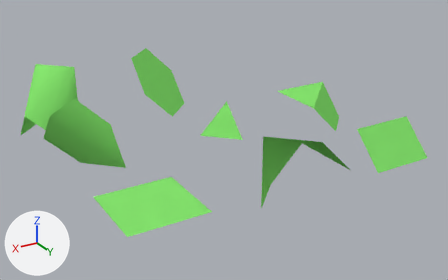
Renders of the Blender file public/meshes/chunck-parts.blend from each side of a commit.
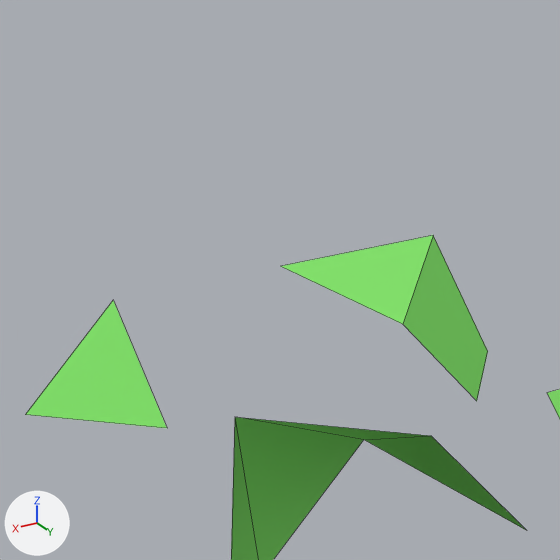
Each version is shown whole from a 50 mm lens placed at (4.45, 7.67, 3.41), pointed at (-0.04, 0.19, -0.33), then close up on the part from 43% to 81% of the width and 4% to 64% of the height. The lights are fixed; the arrows at lower left show +X, +Y and +Z. The last two pictures show the newer version. The close-ups show mesh edges as thin lines.

The older version as bpy lines, for what is in view:
```python
me_10000000 = bpy.data.meshes.new('10000000')
me_10000000.from_pydata([(-0.5, -0.5, 0.0), (-0.5, 0.0, -0.5), (0.0, -0.5, -0.5)], [], [(0, 2, 1)])
me_10000000.polygons.foreach_set('use_smooth', [True] * 1)
me_10000000.materials.append(mat_green)  # green #87e76f
me_10110010 = bpy.data.meshes.new('10110010')
me_10110010.from_pydata([(-0.5, 0.5, 0.0), (-0.5, -0.5, 0.0), (0.5, 0.0, 0.5), (0.0, 0.5, 0.5), (0.5, 0.0, -0.5), (0.0, -0.5, -0.5)], [], [(5, 4, 2), (1, 2, 3), (0, 1, 3), (2, 1, 5)])
me_10110010.polygons.foreach_set('use_smooth', [True] * 4)
me_10110010.materials.append(mat_green)  # green #87e76f
me_11100000 = bpy.data.meshes.new('11100000')
me_11100000.from_pydata([(0.0, 0.5, -0.5), (-0.5, 0.0, -0.5), (-0.5, -0.5, 0.0), (0.5, 0.5, 0.0), (0.5, -0.5, 0.0)], [], [(0, 1, 2, 3), (3, 2, 4)])
me_11100000.materials.append(mat_green)  # green #87e76f
ob_10000000 = bpy.data.objects.new('10000000', me_10000000)
ob_10000000.location = (0.0, 0.0, 0.0)
ob_10110010 = bpy.data.objects.new('10110010', me_10110010)
ob_10110010.location = (0.0, 2.0, 0.0)
ob_11100000 = bpy.data.objects.new('11100000', me_11100000)
ob_11100000.location = (-2.0, 0.0, 0.0)
```
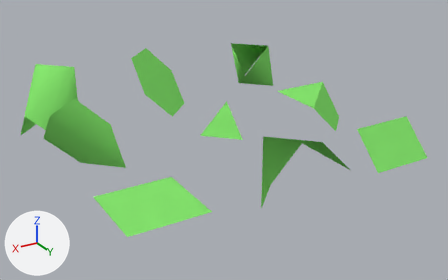
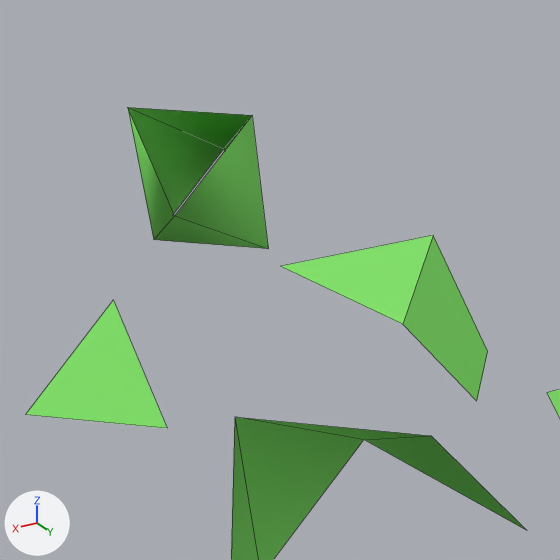
Changed parts and their boxes (x1, y1, x2, y2) in the close-ups (560 x 560 px):
'10000010', added (green): after (128, 107, 268, 249)

The change, as a list of edits to the scene's bpy script:
```text
Add me_10000010:
    me_10000010.from_pydata([(0.5, 0.5, 0.0), (0.5, 0.0, 0.5), (0.0, 0.5, 0.5), (-0.5, -0.5, 0.0), (-0.5, 0.0, -0.5), (0.0, -0.5, -0.5)], [], [(4, 0, 5), (3, 5, 1), (3, 1, 2), (4, 3, 2), (2, 0, 4), (5, 0, 1)])
    me_10000010.polygons.foreach_set('use_smooth', [True] * 6)
    me_10000010.materials.append(mat_green)  # green #87e76f
Add ob_10000010:
    ob_10000010 = bpy.data.objects.new('10000010', me_10000010)
    ob_10000010.location = (-2.0, -2.0, 0.0)
```
